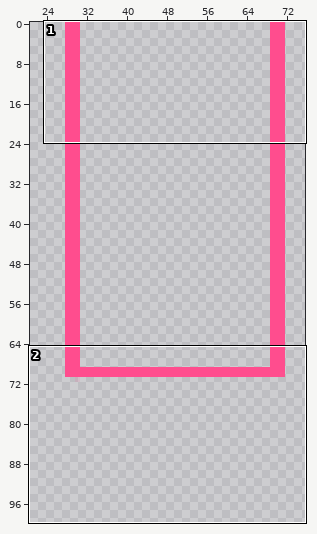
Two versions of one sprite sheet, src/app/game/graphs/images/endCornerBottom.png. The first picture is a wide view before the edit; the outline marks the close-up.
Close-up. Before:
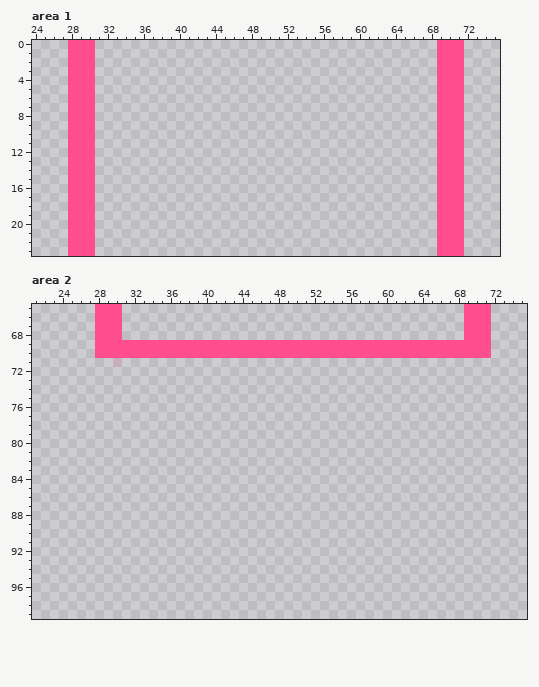
The file is 100x100 pixels. Pixels under 10% opacity are left out. Colours within 5 levels of each other are drawn and written as one. Shown: area 1: x 24..75, y 0..23; area 2: x 21..75, y 65..99. The wide view leaves out empty margins.
After the commit:
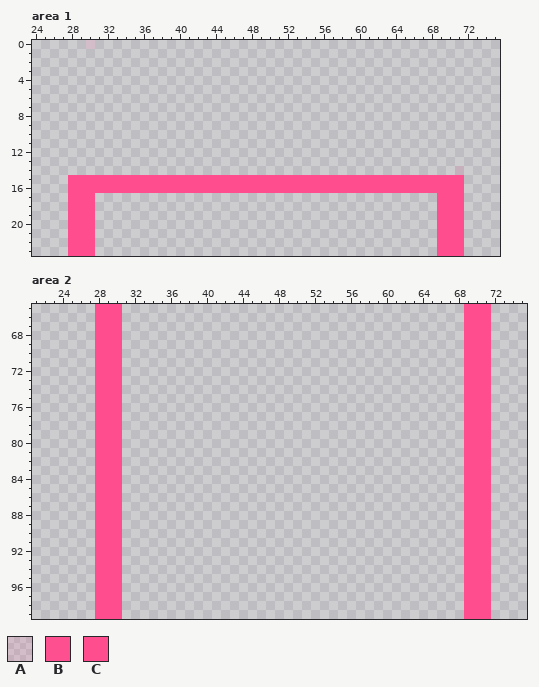
Palette (. is transparent): A #ff4d8e1f  B #ff4d8ef9  C #ff4d8e
Change:
--- area 1
@@ x 24..75 @@
- 0 ....CCC......................................CCC....
- 1 ....CCC......................................CCC....
- 2 ....CCC......................................CCC....
- 3 ....CCC......................................CCC....
- 4 ....CCC......................................CCC....
- 5 ....CCC......................................CCC....
- 6 ....CCC......................................CCC....
- 7 ....CCC......................................CCC....
- 8 ....CCC......................................CCC....
- 9 ....CCC......................................CCC....
-10 ....CCC......................................CCC....
-11 ....CCC......................................CCC....
-12 ....CCC......................................CCC....
-13 ....CCC......................................CCC....
-14 ....CCC......................................CCC....
-15 ....CCC......................................CCC....
-16 ....CCC......................................CCC....
+ 0 ......A.............................................
+ 1 ....................................................
+ 2 ....................................................
+ 3 ....................................................
+ 4 ....................................................
+ 5 ....................................................
+ 6 ....................................................
+ 7 ....................................................
+ 8 ....................................................
+ 9 ....................................................
+10 ....................................................
+11 ....................................................
+12 ....................................................
+13 ....................................................
+14 ...............................................A....
+15 ....CCCCCCCCCCCCCCCCCCCCCCCCCCCCCCCCCCCCCCCCCCCC....
+16 ....CCCCCCCCCCCCCCCCCCCCCCCCCCCCCCCCCCCCCCCCCCCC....
 17 ....CCC......................................CCC....
--- area 2
@@ x 21..75 @@
  68 .......CCC......................................CCC....
- 69 .......CCCCCCCCCCCCCCCCCCCCCCCCCCCCCCCCCCCCCCCCCCCC....
- 70 .......CCCCCCCCCCCCCCCCCCCCCCCCCCCCCCCCCCCCCCCCCCCB....
- 71 .........A.............................................
- 72 .......................................................
- 73 .......................................................
- 74 .......................................................
- 75 .......................................................
- 76 .......................................................
- 77 .......................................................
- 78 .......................................................
- 79 .......................................................
- 80 .......................................................
- 81 .......................................................
- 82 .......................................................
- 83 .......................................................
- 84 .......................................................
- 85 .......................................................
- 86 .......................................................
- 87 .......................................................
- 88 .......................................................
- 89 .......................................................
- 90 .......................................................
- 91 .......................................................
- 92 .......................................................
- 93 .......................................................
- 94 .......................................................
- 95 .......................................................
- 96 .......................................................
- 97 .......................................................
- 98 .......................................................
- 99 .......................................................
+ 69 .......CCC......................................CCC....
+ 70 .......CCC......................................CCC....
+ 71 .......CCC......................................CCC....
+ 72 .......CCC......................................CCC....
+ 73 .......CCC......................................CCC....
+ 74 .......CCC......................................CCC....
+ 75 .......CCC......................................CCC....
+ 76 .......CCC......................................CCC....
+ 77 .......CCC......................................CCC....
+ 78 .......CCC......................................CCC....
+ 79 .......CCC......................................CCC....
+ 80 .......CCC......................................CCC....
+ 81 .......CCC......................................CCC....
+ 82 .......CCC......................................CCC....
+ 83 .......CCC......................................CCC....
+ 84 .......CCC......................................CCC....
+ 85 .......CCC......................................CCC....
+ 86 .......CCC......................................CCC....
+ 87 .......CCC......................................CCC....
+ 88 .......CCC......................................CCC....
+ 89 .......CCC......................................CCC....
+ 90 .......CCC......................................CCC....
+ 91 .......CCC......................................CCC....
+ 92 .......CCC......................................CCC....
+ 93 .......CCC......................................CCC....
+ 94 .......CCC......................................CCC....
+ 95 .......CCC......................................CCC....
+ 96 .......CCC......................................CCC....
+ 97 .......CCC......................................CCC....
+ 98 .......CCC......................................CCC....
+ 99 .......CCC......................................CCC....
